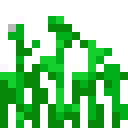
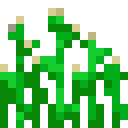
Revision of a layered (128, 128) image; what changed, layer by layer:
renamed "Background" to "rice_stage6.png", painted on it over [0, 8, 120, 72]
